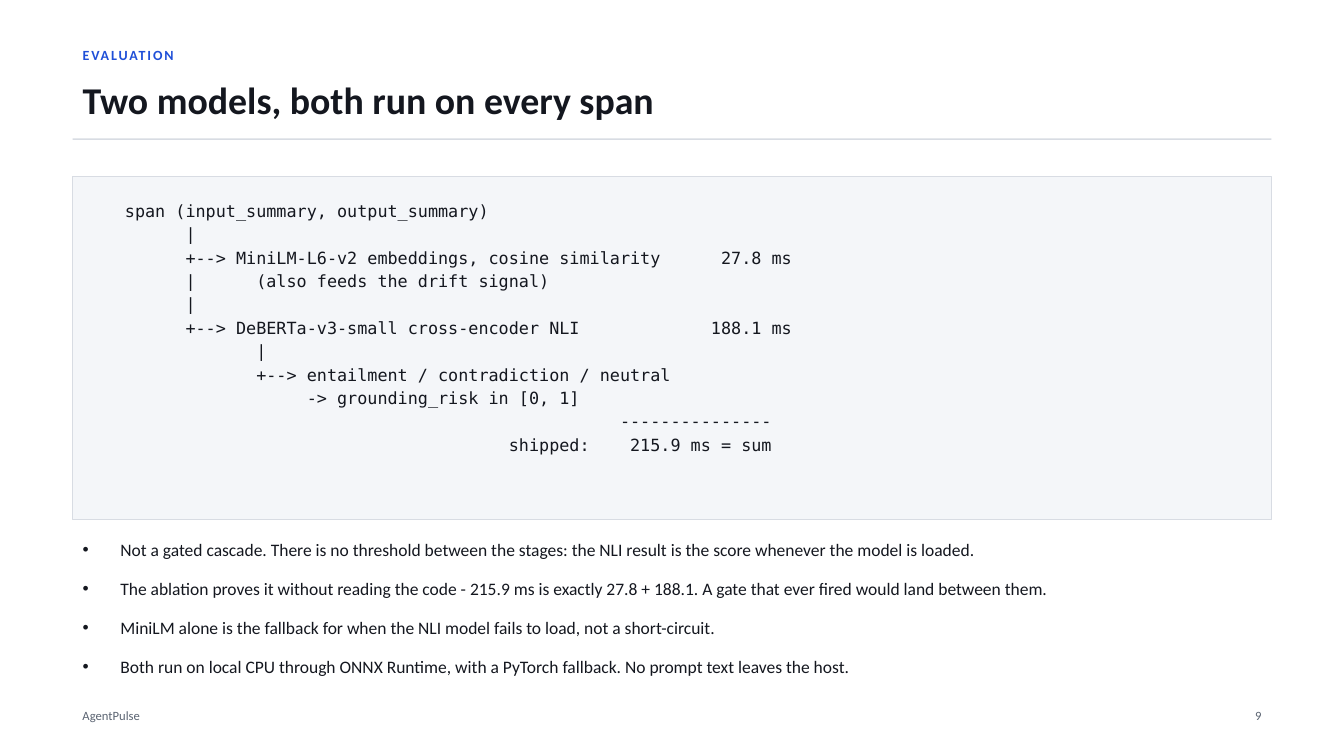
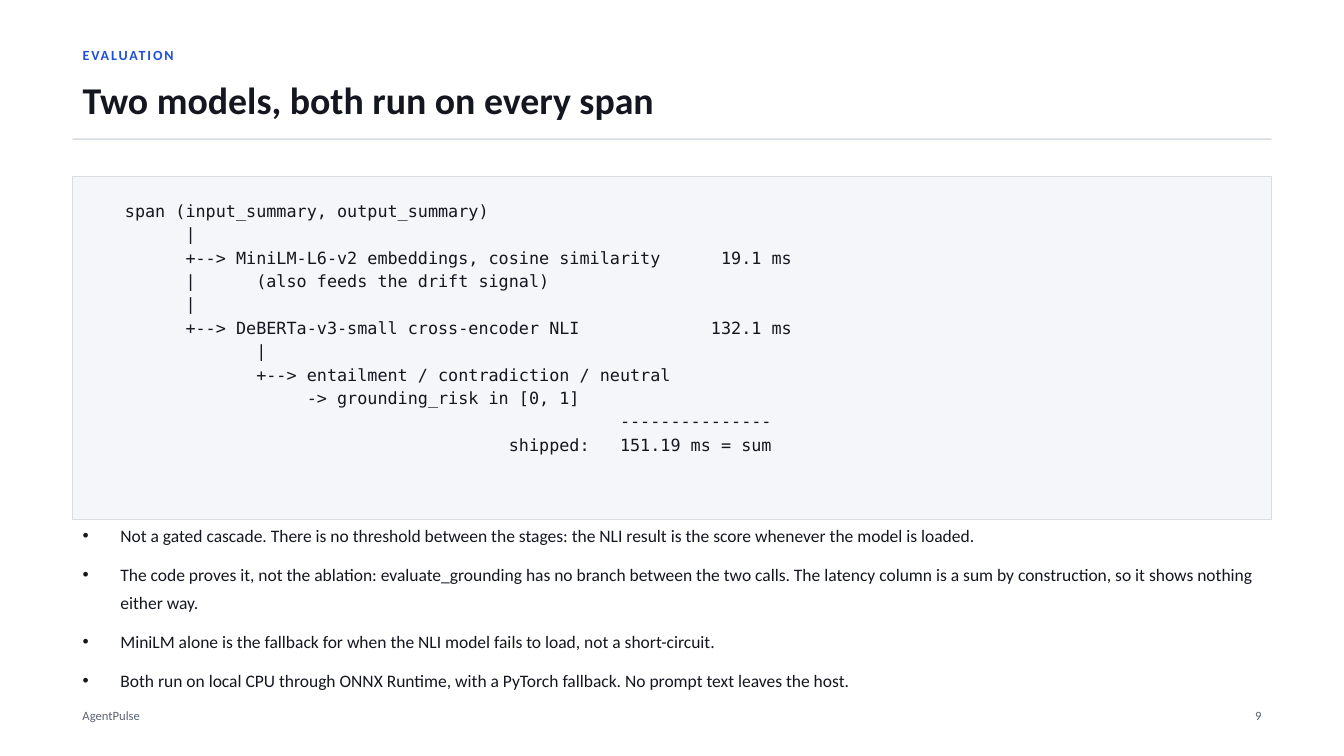
Before and after one commit to Soum-Code/agentpulse, a slide deck: slide 10 of presentation/AgentPulse_Project_Deck.pptx. Drawn at 1344x756 pixels with LibreOffice and Linux fonts; fonts in the diff are those of the drawing. Boxes give left, top, right and bottom in pixels: in the first picture for what was removed or moved away, otherwise in the second. Text is boxed around its words. In the diff, an @@ line names an element or a change of style, - is before the commit and + after.

```diff
--- a/presentation/AgentPulse_Project_Deck.pptx
+++ b/presentation/AgentPulse_Project_Deck.pptx
@@ text at [236,251,792,268]: text changed @@
-+--> MiniLM-L6-v2 embeddings, cosine similarity 27.8 ms
++--> MiniLM-L6-v2 embeddings, cosine similarity 19.1 ms
@@ text at [236,321,792,335]: text changed @@
-+--> DeBERTa-v3-small cross-encoder NLI 188.1 ms
++--> DeBERTa-v3-small cross-encoder NLI 132.1 ms
@@ text at [509,438,771,455]: text changed @@
-shipped: 215.9 ms = sum
+shipped: 151.19 ms = sum
@@ text at [120,569,1252,612]: text changed @@
-• The ablation proves it without reading the code - 215.9 ms is exactly 27.8 + 188.1. A gate that ever fired would land between them.
+• The code proves it, not the ablation: evaluate_grounding has no branch between the two calls. The latency column is a sum by construction, so it shows nothing either way.
```
Also in this commit, not shown: 3 other slides changed, 26 other files.
